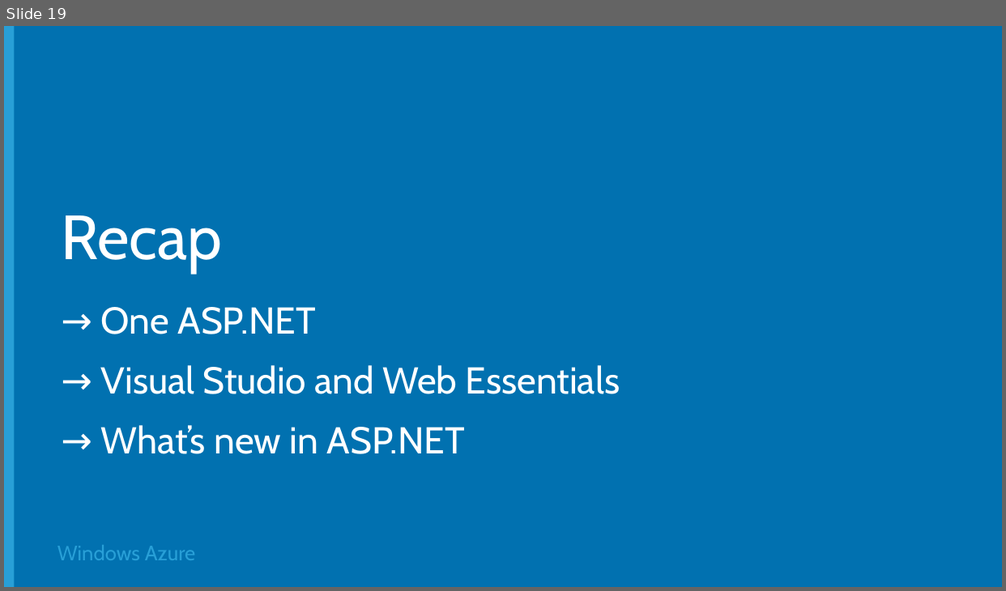
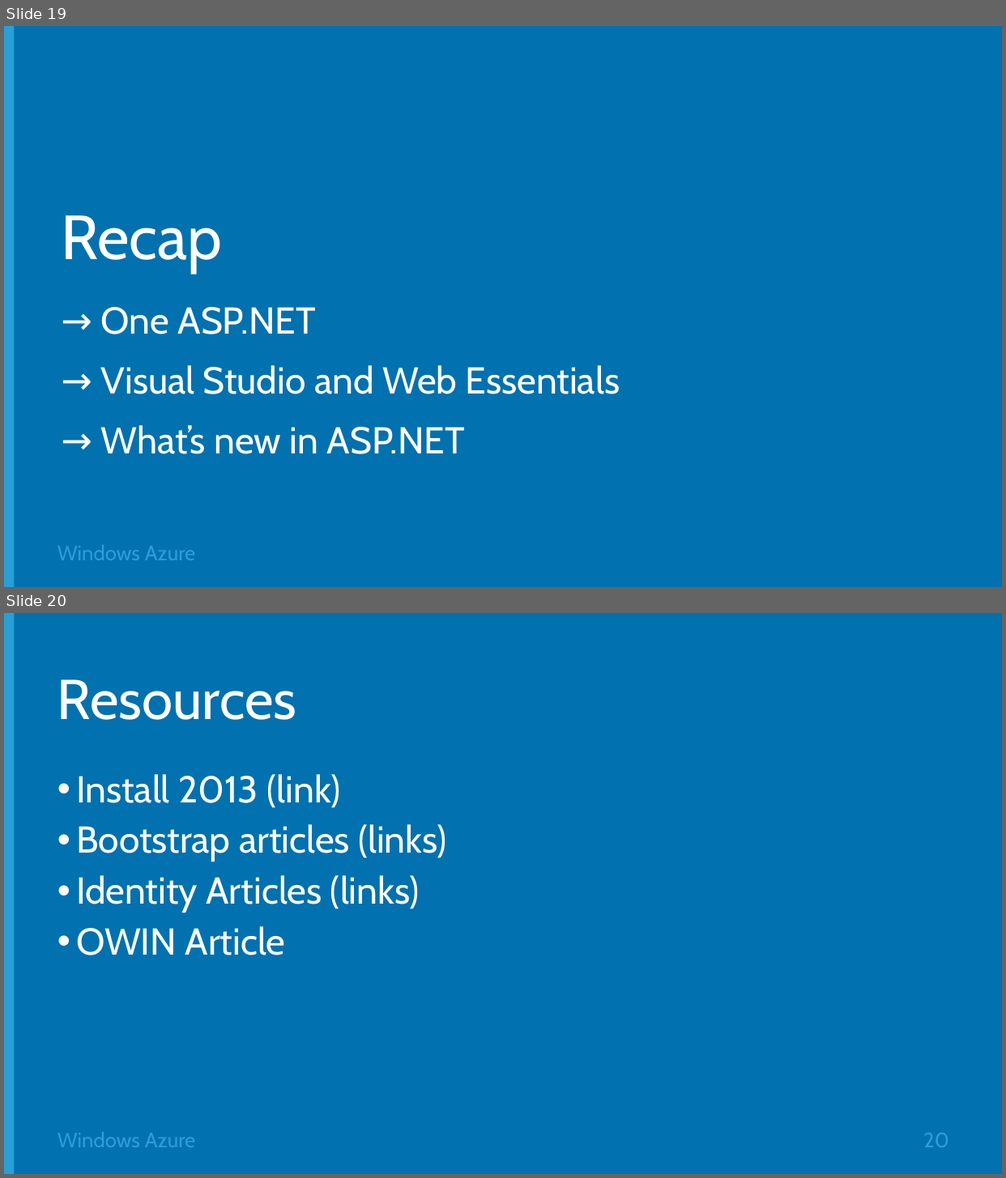
Before and after one commit to Microsoft-Web/DECK-ASPNET-and-VS-Web-Tooling, a slide deck: 2-ASPNET-and-VS-Web-Tooling.pptx. Shown one above the other, each under a label of ours: slide 19 before the commit, slides 19 and 20 after it. The pictures are 1006x591 and 1006x1178 pixels, drawn with LibreOffice and Linux fonts; fonts in the diff are those of the drawing; background and template pictures are left out. Boxes give left, top, right and bottom in pixels: in the first picture for what was removed or moved away, otherwise in the second. Text is boxed around its words. In the diff, an @@ line names an element or a change of style, - is before the commit and + after.

```diff
--- a/2-ASPNET-and-VS-Web-Tooling.pptx
+++ b/2-ASPNET-and-VS-Web-Tooling.pptx
@@ slide 20 added at <box>4,613,1002,1174</box>, background #0171B0; not listed: 2 template elements that a slide beside it also shows @@
@@ title added at <box>57,679,297,720</box>, 54 pt, text #FFFFFF @@
+Resources
@@ text added at <box>76,774,446,956</box>, 36 pt, text #FFFFFF @@
+• Install 2013 (link)
+• Bootstrap articles (links)
+• Identity Articles (links)
+• OWIN Article
@@ page number added at <box>923,1133,949,1148</box>, 20 pt, text #289FD7 @@
+20
```
Also in this commit, not shown: 7 slides changed, 1 other slide added, 1 slide removed, 1 other file.
